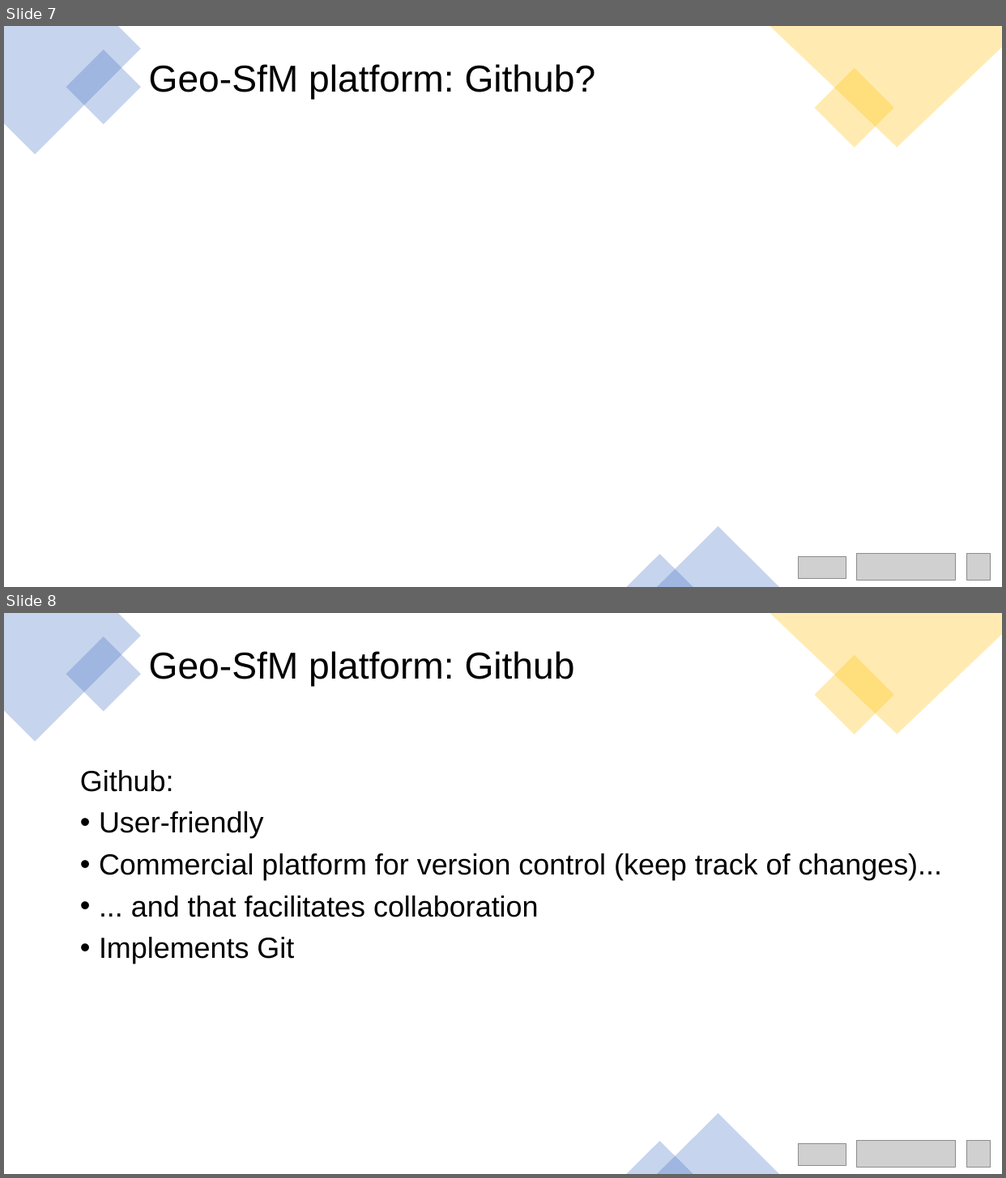
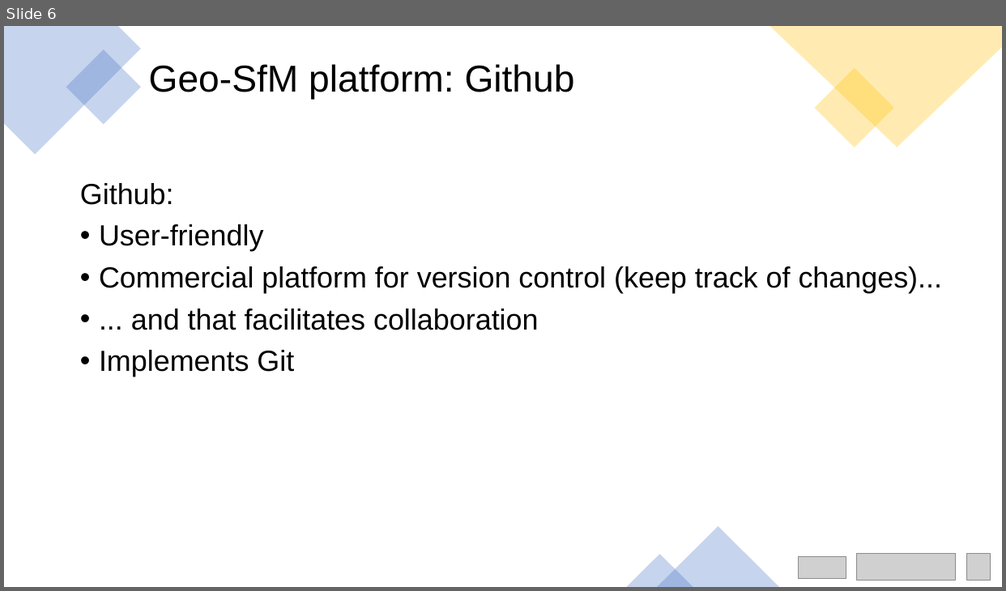
Before and after one commit to UNISvalbard/Geo-SfM, a slide deck: extra/slides/ppt/intro/intro.pptx. Shown one above the other, each under a label of ours: slides 7 and 8 before the commit, slide 6 after it. The pictures are 1006x1178 and 1006x591 pixels, drawn with LibreOffice and Linux fonts; fonts in the diff are those of the drawing; grey boxes stand for pictures. Boxes give left, top, right and bottom in pixels: in the first picture for what was removed or moved away, otherwise in the second. Text is boxed around its words. In the diff, an @@ line names an element or a change of style, - is before the commit and + after.

```diff
--- a/extra/slides/ppt/intro/intro.pptx
+++ b/extra/slides/ppt/intro/intro.pptx
@@ slide 7 removed at (4,26,1002,587), background #FFFFFF @@
@@ freeform shape removed at (4,26,141,155) @@
@@ rectangle removed at (66,49,142,125) @@
@@ freeform shape removed at (769,26,1002,148) @@
@@ title removed at (149,64,596,99) @@
-Geo-SfM platform: Github?
@@ rectangle removed at (814,68,893,148) @@
@@ triangle removed at (657,527,779,587) @@
@@ triangle removed at (627,555,693,587) @@
@@ picture removed at (799,557,846,579) @@
@@ picture removed at (857,554,956,581) @@
@@ picture removed at (967,554,991,581) @@
@@ what was slide 8 is now slide 6 @@
```
Also in this commit, not shown: 6 slides changed, 1 other slide removed, 13 other files.
